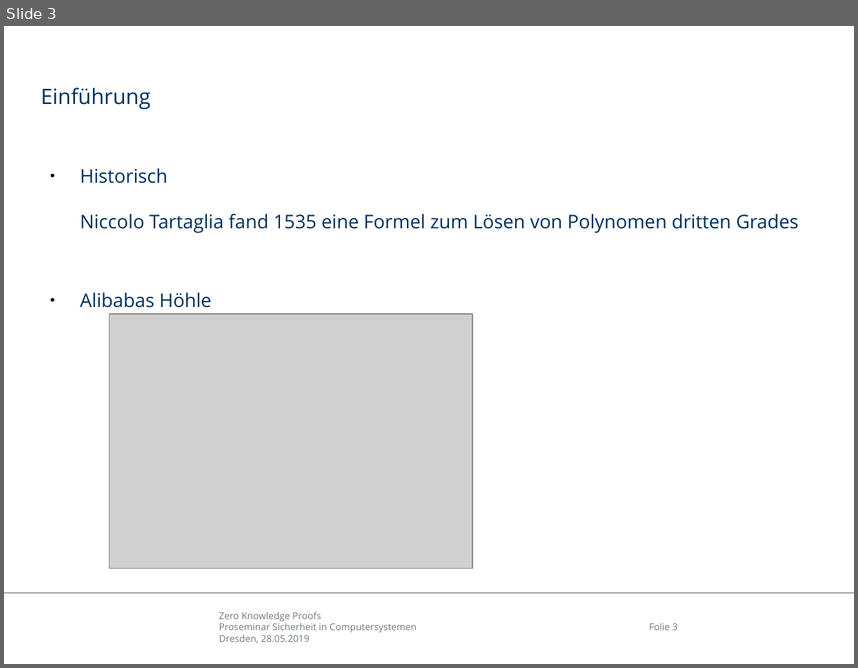
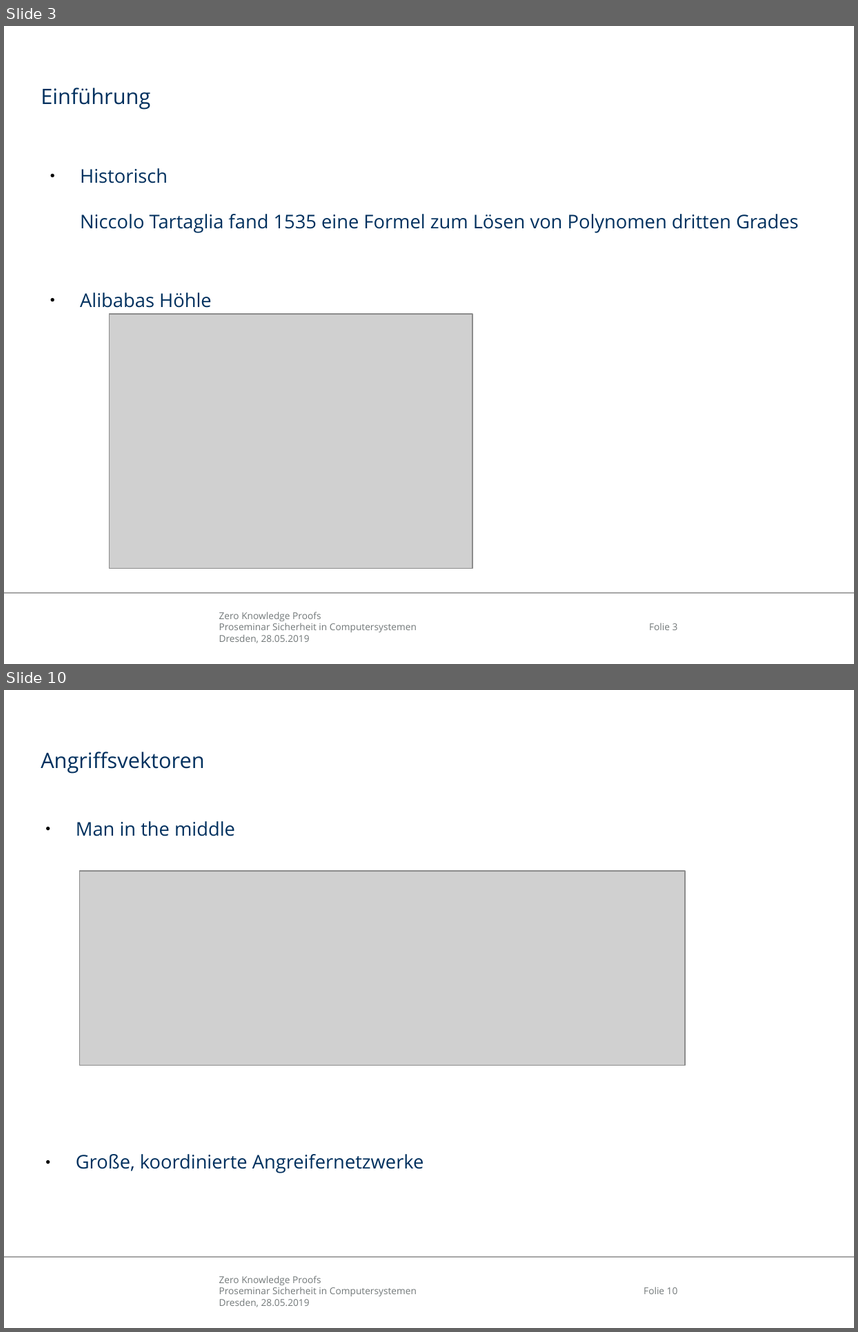
Before and after one commit to mostermann96/Presentations, a slide deck: ZKP.odp. Shown one above the other, each under a label of ours: slide 3 before the commit, slides 3 and 10 after it; the slides between them are not shown. The pictures are 858x668 and 858x1332 pixels, drawn with LibreOffice and Linux fonts; fonts in the diff are those of the drawing; grey boxes stand for pictures; background and template pictures are left out. Boxes give left, top, right and bottom in pixels: in the first picture for what was removed or moved away, otherwise in the second. Text is boxed around its words. In the diff, an @@ line names an element or a change of style, - is before the commit and + after.

```diff
--- a/ZKP.odp
+++ b/ZKP.odp
@@ slide 10 added at box(4, 690, 854, 1328), background #FFFFFF; not listed: 3 template elements that a slide beside it also shows @@
@@ title added at box(41, 751, 204, 773), 18 pt, text #00305E @@
+Angriffsvektoren
@@ text added at box(76, 821, 424, 1173), 16 pt, text #00305E @@
+● Man in the middle
+● Große, koordinierte Angreifernetzwerke
@@ picture added at box(80, 871, 685, 1065) @@
```
Also in this commit, not shown: 1 slide changed, 5 other slides added, 1 slide removed, 1 other file.
